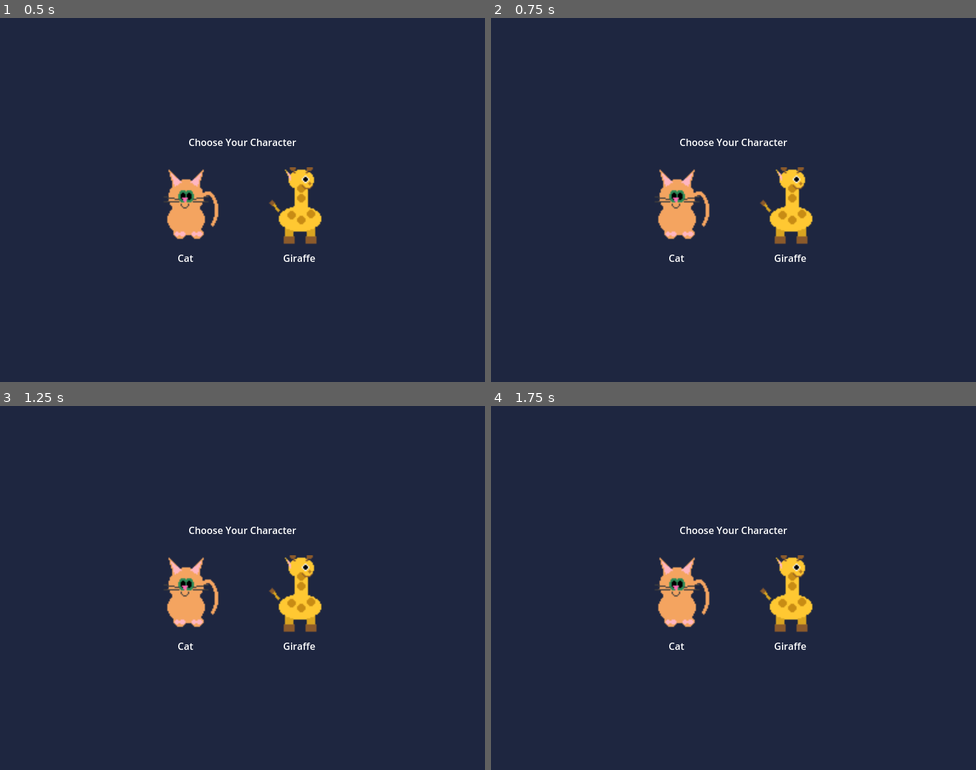
Above: before the commit, frames 1-4 (two rows, left to right).
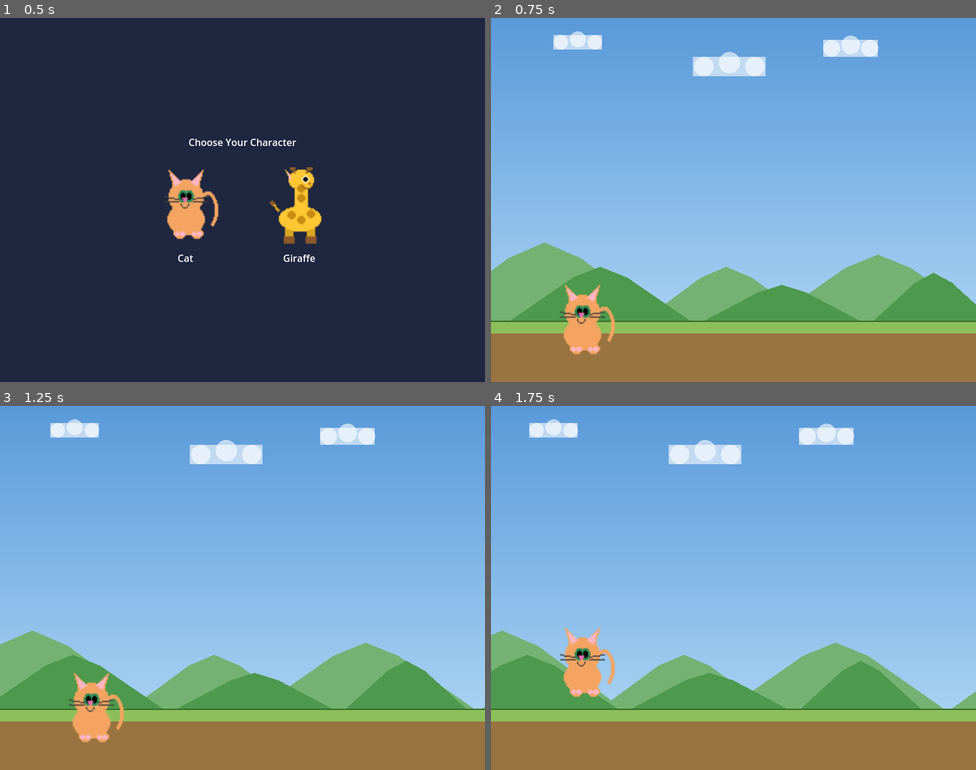
Above: after the commit, the same moments.

Repository: eiriksm/draw-jump
Game: Godot game, scene res://scenes/character_select.tscn
The game is run twice, just before and just after one commit, with the same random seed, the same clock (stepped at 60 frames per second) and the same inputs.
Inputs (mouse positions are in pixels of both pictures, inside the frame that each line leads up to):
- Up to frame 1 (0.5 s): no input
- Up to frame 2 (0.75 s): click (675, 207) at 0.5 s
- Up to frame 3 (1.25 s): no input
- Up to frame 4 (1.75 s): click (791, 595) at 1.27 s

Frame 1 is identical in both runs. In frame 2, 100% of the frame differs, in the area x 0-100%, y 0-100%; in frame 3, 100%; in frame 4, 100%.
Error before the commit: Invalid access to property or key 'pressed' on a base object of type 'null instance'. (res://scripts/character_select.gd:8)

Commit message:
Fix character selection: use %unique node refs and ignore mouse on background
- Use %CatButton / %GiraffeButton (unique name syntax) instead of $ path
  lookup which fails for deeply nested nodes
- Set mouse_filter = 2 on Background ColorRect so it doesn't consume clicks

https://claude.ai/code/session_01NCPtqNDWGjLcgBLpitbejc

Diff:
--- a/scenes/character_select.tscn
+++ b/scenes/character_select.tscn
@@ -21,6 +21,7 @@
 grow_horizontal = 2
 grow_vertical = 2
 color = Color(0.12, 0.15, 0.25, 1)
+mouse_filter = 2
 
 [node name="CenterContainer" type="CenterContainer" parent="."]
 layout_mode = 1
--- a/scripts/character_select.gd
+++ b/scripts/character_select.gd
@@ -5,8 +5,8 @@
 
 
 func _ready() -> void:
-	$CatButton.pressed.connect(_on_cat_selected)
-	$GiraffeButton.pressed.connect(_on_giraffe_selected)
+	%CatButton.pressed.connect(_on_cat_selected)
+	%GiraffeButton.pressed.connect(_on_giraffe_selected)
 
 
 func _on_cat_selected() -> void:
